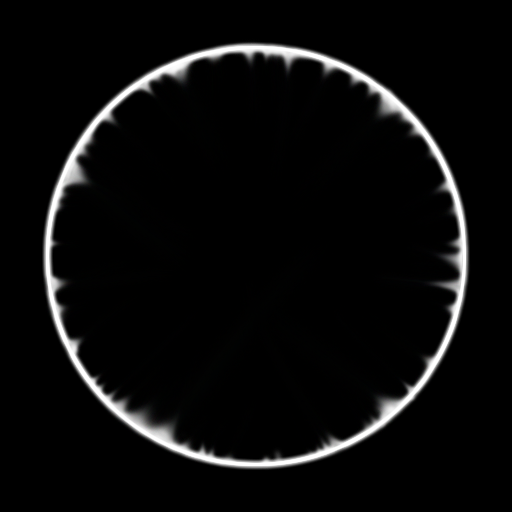
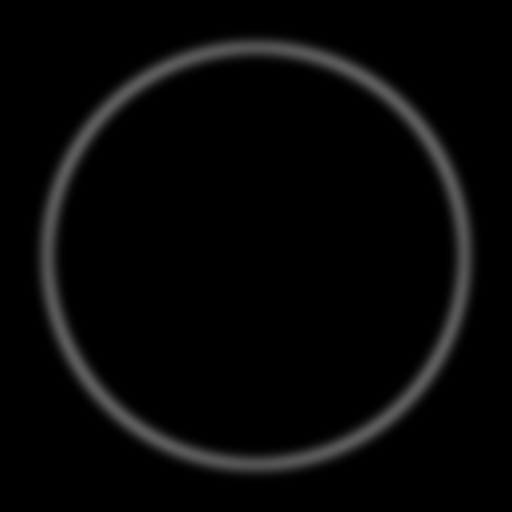
Layers edited between the first and the second 512×512 image:
hid "Layer 0 copy" over left=31, top=31, right=481, bottom=481
added layer "Layer 0 copy 3" above "Layer 0" over left=31, top=31, right=481, bottom=481
